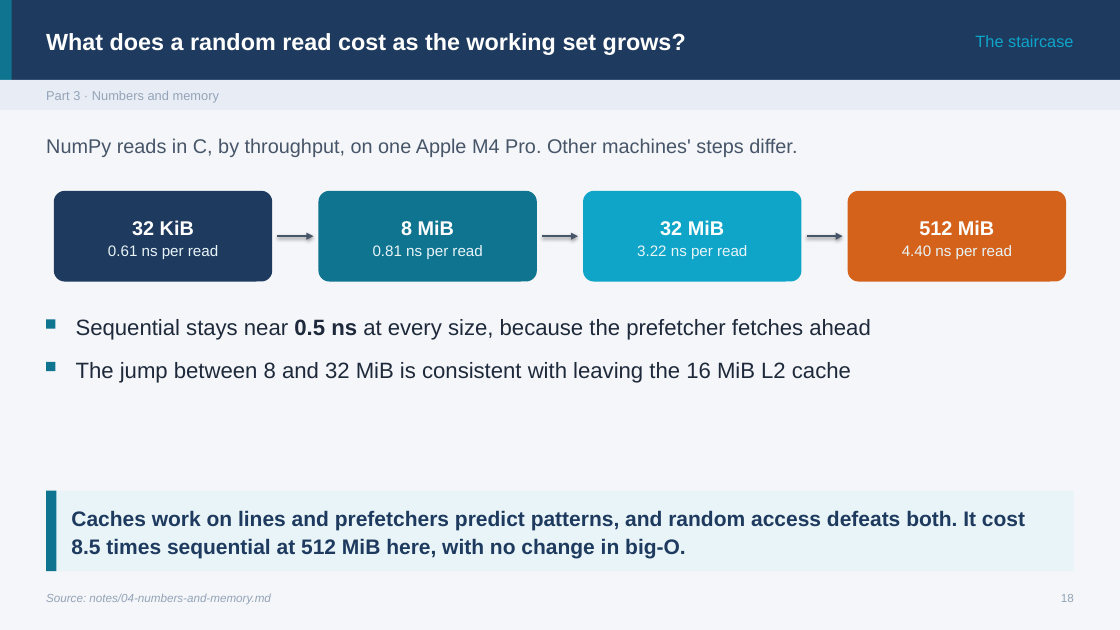
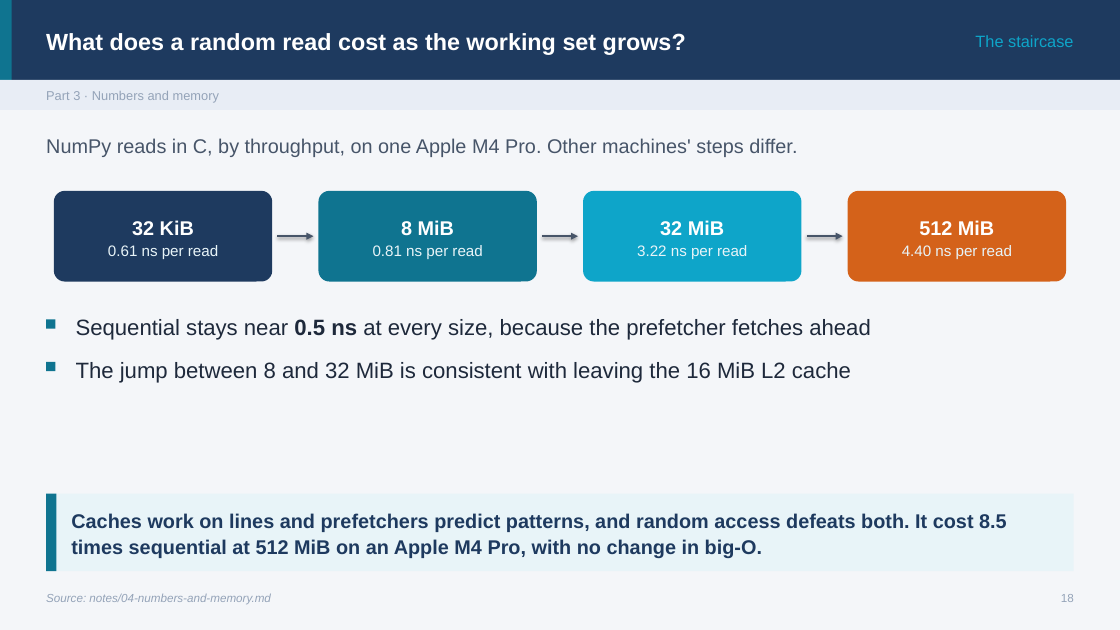
Before and after one commit to ramseywise/learn-ai-engineering, a slide deck: slide 18 of programming/computer-science/slides/computer-science.pptx. Drawn at 1120x630 pixels with LibreOffice and Linux fonts; fonts in the diff are those of the drawing. Boxes give left, top, right and bottom in pixels: in the first picture for what was removed or moved away, otherwise in the second. Text is boxed around its words. In the diff, an @@ line names an element or a change of style, - is before the commit and + after.

```diff
--- a/programming/computer-science/slides/computer-science.pptx
+++ b/programming/computer-science/slides/computer-science.pptx
@@ text at box(71, 513, 1007, 558): text changed; size 18 to 17 pt @@
-Caches work on lines and prefetchers predict patterns, and random access defeats both. It cost 8.5 times sequential at 512 MiB here, with no change in big-O.
+Caches work on lines and prefetchers predict patterns, and random access defeats both. It cost 8.5 times sequential at 512 MiB on an Apple M4 Pro, with no change in big-O.
```
Also in this commit, not shown: 4 other slides changed, 36 other files.
